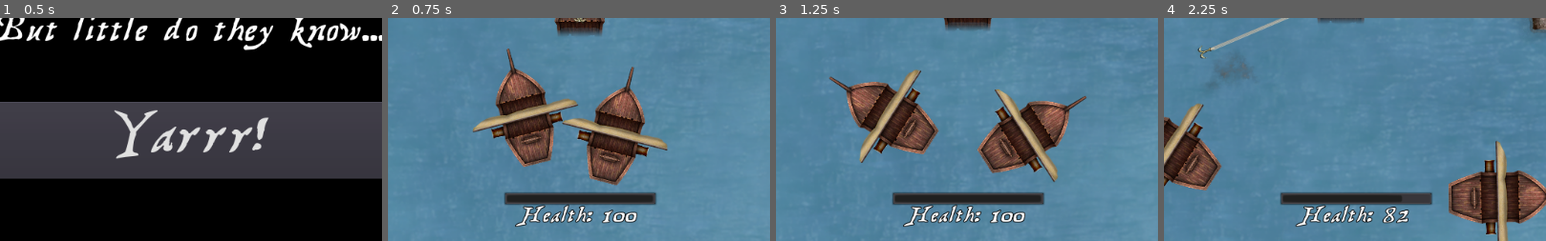
Above: before the commit, frames 1-4 (left to right).
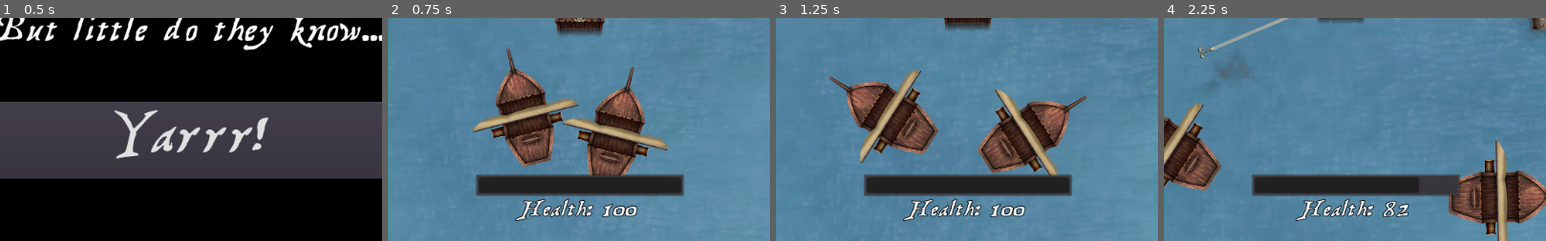
Above: after the commit, the same moments.

Repository: HedgeLizards/grappling
Game: Godot game, scene res://scenes/Menu.tscn
The game is run twice, just before and just after one commit, with the same random seed, the same clock (stepped at 60 frames per second) and the same inputs. Sound files missing from this copy of the repository are replaced by a short silence.
Inputs (mouse positions are % of the whole screen's width and height, from its top left):
- Up to frame 1 (0.5 s): no input
- Up to frame 2 (0.75 s): click "Yarrr!" at 0.5 s
- Up to frame 3 (1.25 s): no input
- Up to frame 4 (2.25 s): move the mouse to (72, 45) at 1.27 s; hold D (right) 1.28-2.03 s; tap X (slow) at 1.35, 2.1 s; click (72, 45) at 1.42 s; move the mouse to (30, 55) at 2.02 s; hold Down (down) from 2.03 s (still down); click (30, 55) at 2.17 s
The pictures show only the part of the screen within x 25-75%, y 50-100%; the shares and areas given below are measured in that part.

Frame 1 is identical in both runs. In frame 2, 8.4% of the frame differs, in the area x 23-78%, y 70-94%; in frame 3, 8.5%; in frame 4, 8.3%.

Commit message:
Update Main.tscn

Diff:
--- a/scenes/Main.tscn
+++ b/scenes/Main.tscn
@@ -35,22 +35,31 @@
 script = ExtResource( 12 )
 
 [node name="Health Bar" type="ProgressBar" parent="User Interface"]
-anchor_left = 0.4
-anchor_top = 0.89
-anchor_right = 0.6
-anchor_bottom = 0.92
+anchor_left = 0.5
+anchor_top = 1.0
+anchor_right = 0.5
+anchor_bottom = 1.0
+margin_left = -140.0
+margin_top = -90.0
+margin_right = 140.0
+margin_bottom = -60.0
+grow_horizontal = 2
+grow_vertical = 0
 value = 50.0
 percent_visible = false
 
 [node name="Health Label" type="Label" parent="User Interface"]
 anchor_left = 0.5
-anchor_top = 0.98
+anchor_top = 1.0
 anchor_right = 0.5
-anchor_bottom = 0.98
+anchor_bottom = 1.0
+margin_bottom = -20.0
 grow_horizontal = 2
 grow_vertical = 0
 custom_fonts/font = SubResource( 1 )
 text = "Health"
+align = 1
+valign = 1
 
 [node name="Environment" type="Node2D" parent="."]
 z_index = -1000
